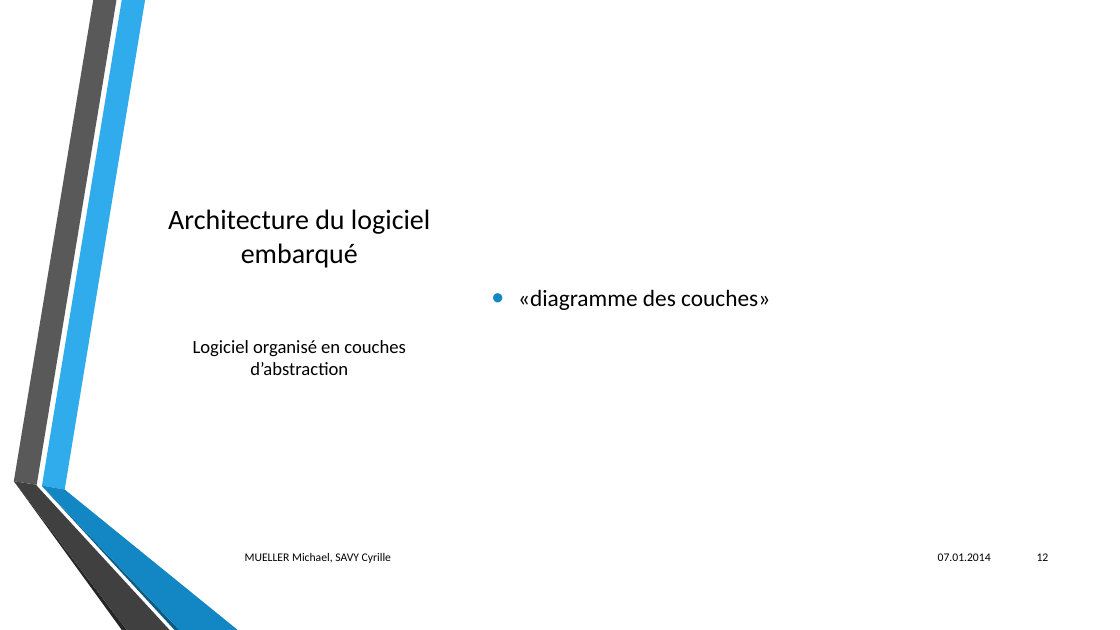
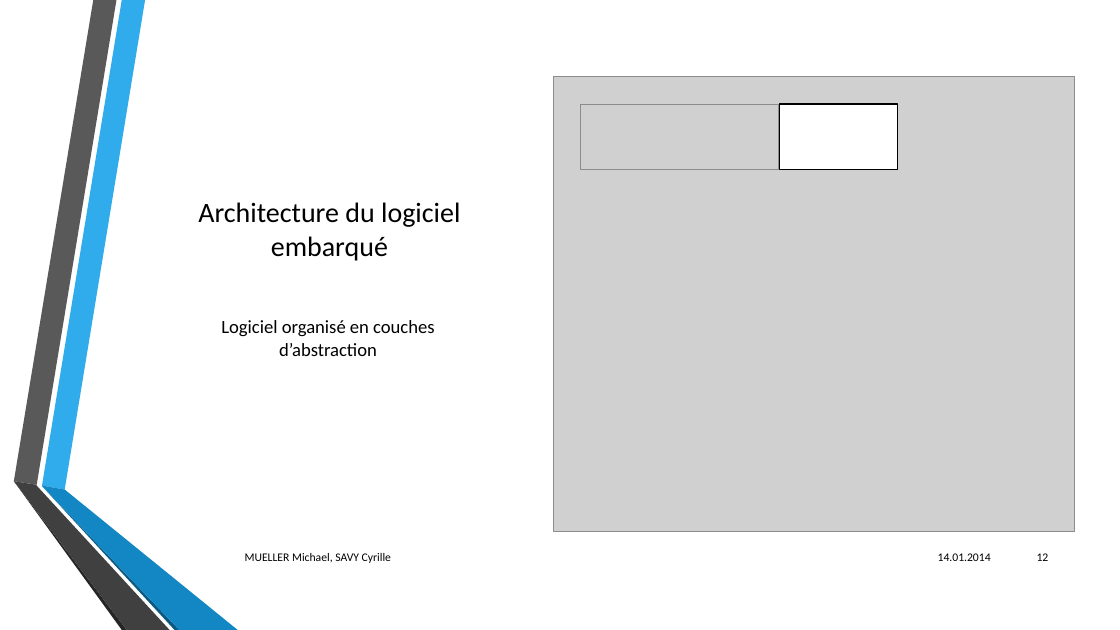
Before and after one commit to CyrilleSavy/BluetoothDevMob, a slide deck: slide 12 of Bluetooth sur Android.pptx. Drawn at 1120x630 pixels with LibreOffice and Linux fonts; fonts in the diff are those of the drawing; grey boxes stand for pictures; background and template pictures are left out. Boxes give left, top, right and bottom in pixels: in the first picture for what was removed or moved away, otherwise in the second. Text is boxed around its words. In the diff, an @@ line names an element or a change of style, - is before the commit and + after.

```diff
--- a/Bluetooth sur Android.pptx
+++ b/Bluetooth sur Android.pptx
@@ picture added at box(554, 76, 1075, 532) @@
@@ picture added at box(581, 104, 779, 170) @@
@@ rectangle added at box(780, 104, 897, 170), fill #FFFFFF, outline #000000 1.25 pt @@
@@ title "Architecture du logiciel embarqué": place and size @@
-title "Architecture du logiciel embarqué" at box(168, 209, 430, 268)
+title "Architecture du logiciel embarqué" at box(198, 202, 460, 261)
@@ text "Logiciel organisé en couches d’abstraction": place and size @@
-text "Logiciel organisé en couches d’abstraction" at box(193, 340, 405, 375)
+text "Logiciel organisé en couches d’abstraction" at box(221, 320, 434, 356)
@@ text removed at box(518, 289, 770, 310) @@
-• «diagramme des couches»
@@ text at box(938, 553, 991, 561): text changed @@
-07.01.2014
+14.01.2014
```
Also in this commit, not shown: 17 other slides changed.
